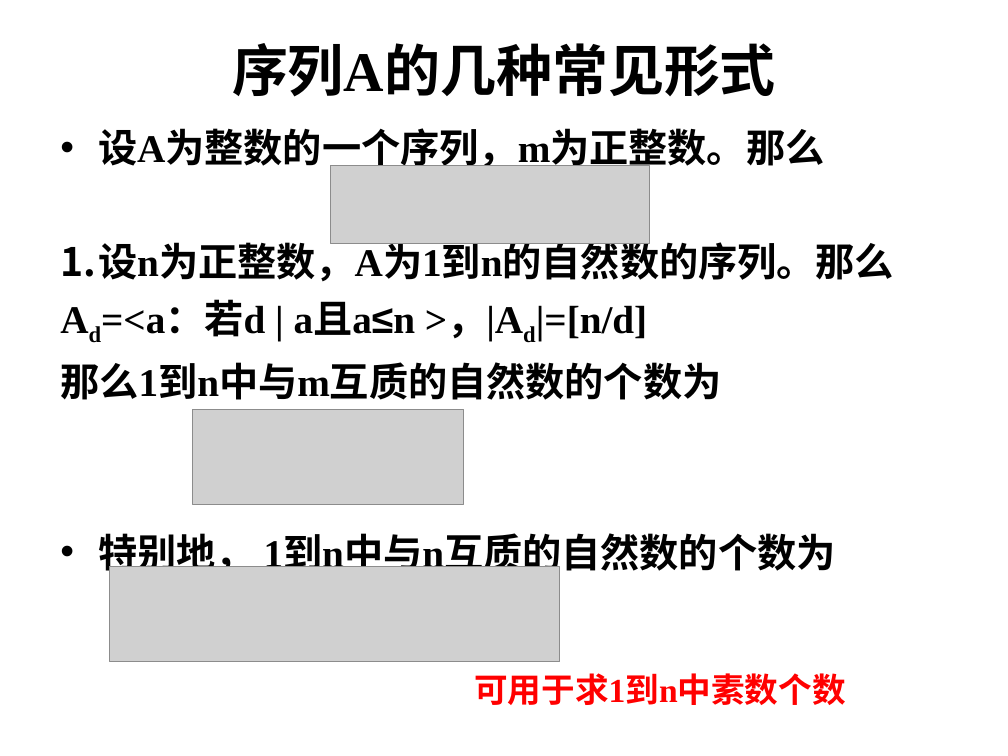
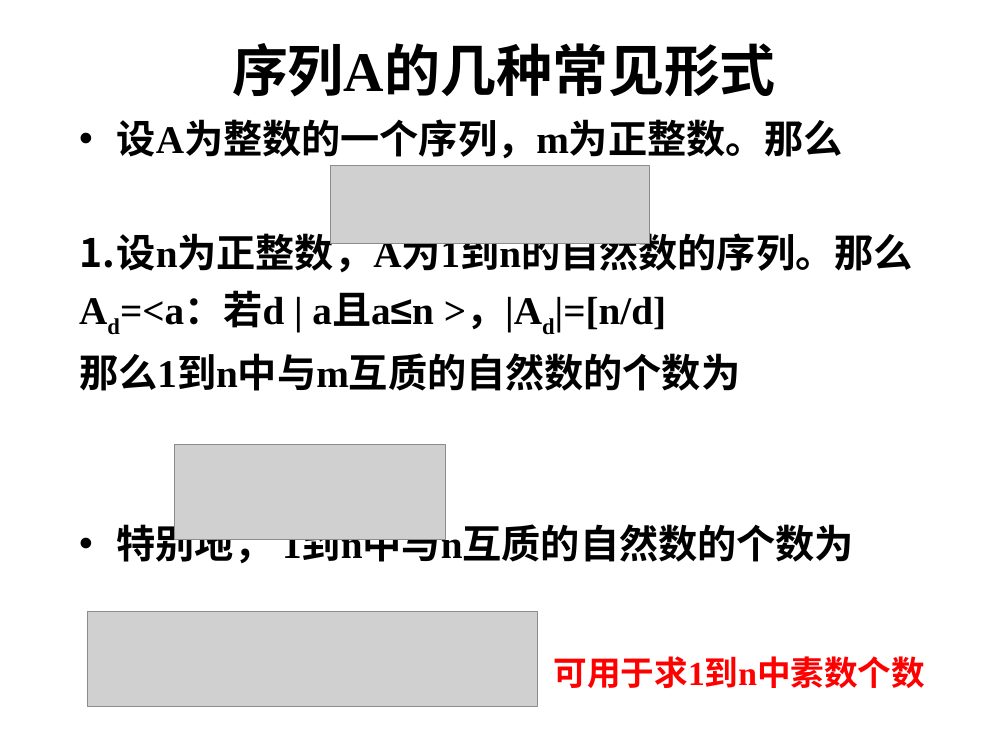
Before and after one commit to xiaohuihuigh/cpp, a slide deck: slide 28 of acm/acm选修/第7次课 莫比乌斯变换.ppt. Drawn at 1008x756 pixels with LibreOffice and Linux fonts; fonts in the diff are those of the drawing; grey boxes stand for pictures; background and template pictures are left out. Boxes give left, top, right and bottom in pixels: in the first picture for what was removed or moved away, otherwise in the second. Text is boxed around its words. In the diff, an @@ line names an element or a change of style, - is before the commit and + after.

```diff
--- a/acm/acm选修/第7次课 莫比乌斯变换.ppt
+++ b/acm/acm选修/第7次课 莫比乌斯变换.ppt
@@ text "设A为整数的一个序列，m为正整数。那么": place and size @@
-text "设A为整数的一个序列，m为正整数。那么" at (60, 128, 894, 578)
+text "设A为整数的一个序列，m为正整数。那么" at (79, 119, 913, 569)
@@ text "设A为整数的一个序列，m为正整数。那么" at (79, 119, 913, 569): indent changed @@
@@ picture: place and size @@
-picture at (193, 409, 464, 504)
+picture at (174, 445, 446, 539)
@@ picture: place and size @@
-picture at (110, 568, 560, 662)
+picture at (88, 612, 538, 707)
@@ text "可用于求1到n中素数个数": place and size @@
-text "可用于求1到n中素数个数" at (474, 673, 845, 705)
+text "可用于求1到n中素数个数" at (554, 656, 926, 688)
```
Also in this commit, not shown: 48 other slides changed, 12 other files.
